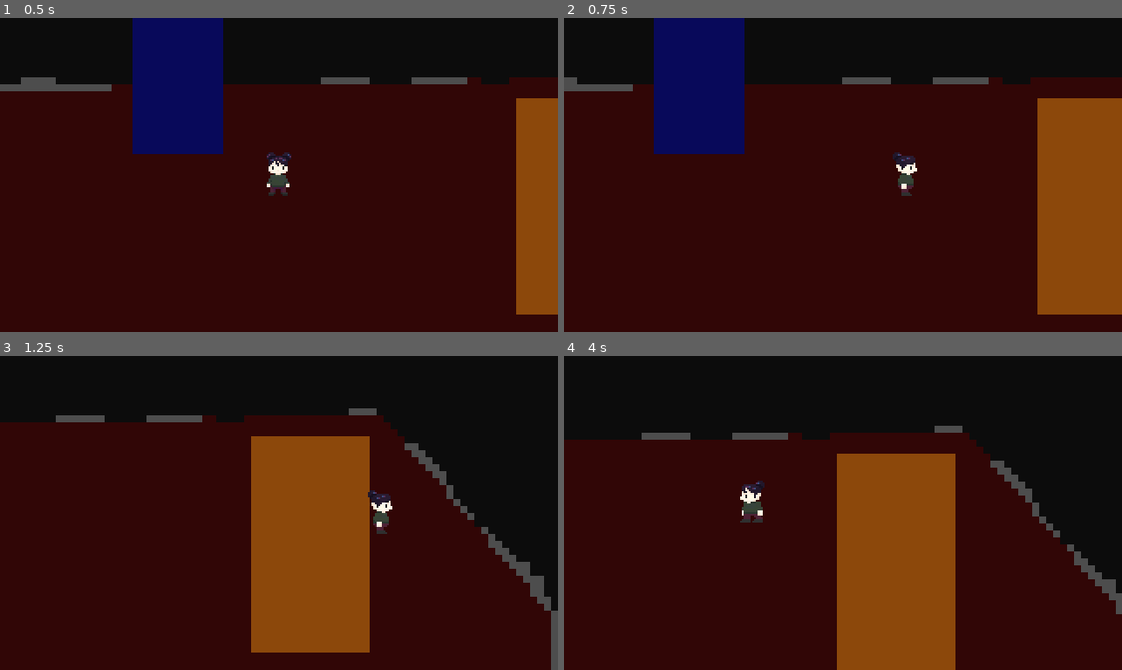
Above: before the commit, frames 1-4 (two rows, left to right).
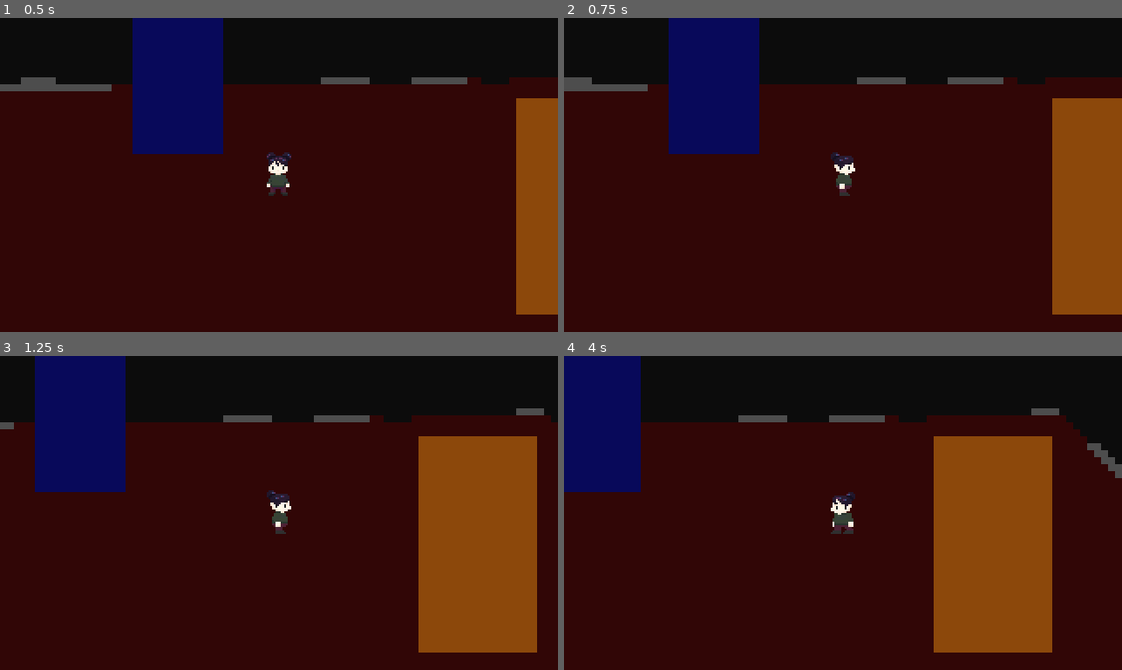
Above: after the commit, the same moments.

Repository: rORrEtboLt/brack
Game: Godot game, scene res://scenes/Level1.tscn
Same seed, same stepped clock (60 frames per second), same inputs: the game is played once before the commit and once after it. Before the commit the project starts from res://scenes/test_world.tscn.
Inputs:
- Up to frame 1 (0.5 s): no input
- Up to frame 2 (0.75 s): tap Enter at 0.5 s; hold D (move_right) from 0.53 s (still down)
- Up to frame 3 (1.25 s): keep holding D (move_right)
- Up to frame 4 (4 s): release D (move_right) at 1.28 s; hold S (move_down) 1.28-2.03 s; hold D (move_right) 2.03-2.78 s; hold W (move_up) 2.78-3.53 s; hold A (move_left) from 3.53 s (still down)

Frame 1 is identical in both runs. In frame 2, 5.3% of the frame differs, in the area x 2-88%, y 0-95%; in frame 3, 42%, in the area x 0-100%, y 0-100%; in frame 4, 41%.

Commit message:
Level1: [ Added background music also speed of the player reduced and movement smoothing off

Diff:
--- a/scenes/test_world.tscn
+++ b/scenes/Level1.tscn
@@ -1,7 +1,8 @@
 [gd_scene format=3 uid="uid://vbwd377fstdm"]
 
-[ext_resource type="Texture2D" uid="uid://ol047oqn6jl0" path="res://art/level1_room.png" id="1_amxg5"]
-[ext_resource type="PackedScene" uid="uid://cnlxntpffo73" path="res://scenes/player.tscn" id="1_kyfjp"]
+[ext_resource type="Texture2D" uid="uid://ol047oqn6jl0" path="res://art/level1_room.png" id="1_bwv4p"]
+[ext_resource type="PackedScene" uid="uid://cnlxntpffo73" path="res://scenes/player.tscn" id="2_odhdn"]
+[ext_resource type="AudioStream" uid="uid://lunuanjo10kl" path="res://audio/backgroundmusic.mp3" id="3_odhdn"]
 
 [sub_resource type="RectangleShape2D" id="RectangleShape2D_hh0s2"]
 size = Vector2(146.25, 20)
@@ -21,14 +22,14 @@
 [sub_resource type="RectangleShape2D" id="RectangleShape2D_oa15u"]
 size = Vector2(20, 196)
 
-[node name="TestWorld" type="Node2D" unique_id=466022493]
+[node name="Level1" type="Node2D" unique_id=466022493]
 
 [node name="Room" type="Sprite2D" parent="." unique_id=714019028]
 scale = Vector2(4, 4)
-texture = ExtResource("1_amxg5")
+texture = ExtResource("1_bwv4p")
 centered = false
 
-[node name="Player" parent="." unique_id=1419819960 instance=ExtResource("1_kyfjp")]
+[node name="Player" parent="." unique_id=1419819960 instance=ExtResource("2_odhdn")]
 position = Vector2(200, 100)
 
 [node name="Walls" type="StaticBody2D" parent="." unique_id=1996579641]
@@ -57,3 +58,8 @@
 [node name="WallLeft" type="CollisionShape2D" parent="Walls" unique_id=751185796]
 position = Vector2(-10, 145)
 shape = SubResource("RectangleShape2D_oa15u")
+
+[node name="BackgroundMusic" type="AudioStreamPlayer" parent="." unique_id=993548605]
+stream = ExtResource("3_odhdn")
+volume_db = -4.0
+autoplay = true
--- a/scenes/player.tscn
+++ b/scenes/player.tscn
@@ -178,4 +178,3 @@
 limit_top = 0
 limit_right = 512
 limit_bottom = 256
-position_smoothing_enabled = true
--- a/scripts/player.gd
+++ b/scripts/player.gd
@@ -1,7 +1,7 @@
 extends CharacterBody2D
 
 
-const SPEED = 300.0
+const SPEED = 80.0
 
 @onready var PlayerAnimation = $AnimatedSprite2D
 var facing = "down"
Not shown, changed: audio/backgroundmusic.mp3.import
